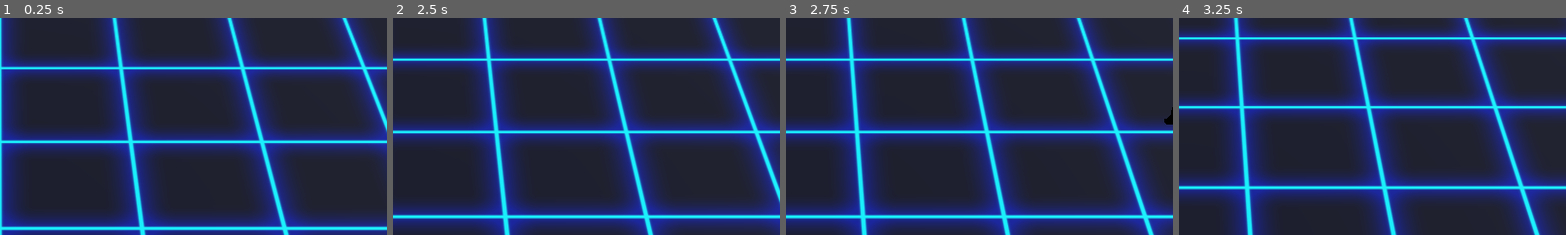
Above: before the commit, frames 1-4 (left to right).
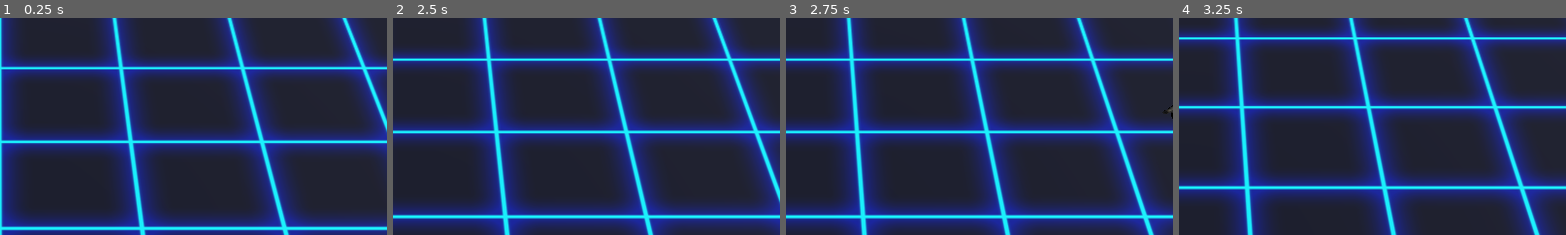
Above: after the commit, the same moments.

Repository: DarkAngelZT/Shooter-DPPO
Game: Godot game, scene res://scene/main_scene.tscn
The game is run twice, just before and just after one commit, with the same random seed, the same clock (stepped at 60 frames per second) and the same inputs.
Inputs (mouse positions are % of the whole screen's width and height, from its top left):
- Up to frame 1 (0.25 s): no input
- Up to frame 2 (2.5 s): move the mouse to (72, 45) at 0.52 s; press the mouse at (72, 45) at 0.53 s; hold D (move_right) 0.53-1.28 s; move the mouse to (30, 55) at 1.27 s; release the mouse at (30, 55) at 1.28 s; hold S (move_back) 1.28-2.03 s; tap Mouse wheel down (zoom_in) at 1.35 s; move the mouse to (60, 28) at 2.02 s; hold D (move_right) from 2.03 s (still down); tap Mouse wheel up (zoom_out) at 2.1 s
- Up to frame 3 (2.75 s): keep holding D (move_right)
- Up to frame 4 (3.25 s): move the mouse to (45, 70) at 2.77 s; release D (move_right) at 2.78 s; hold W (move_forward) from 2.78 s (still down); tap Z at 2.85 s
The pictures show only the part of the screen within x 50-100%, y 8-58%; the shares and areas given below are measured in that part.

Frames 1-2 are identical in both runs. In frame 3, 0.1% of the frame differs, in the area x 97-100%, y 40-50%; in frame 4, nothing differs.
Error before the commit: Invalid access to property or key 'blackboard' on a base object of type 'null instance'. (res://scripts/Mob.gd:77)

Commit message:
一部分行为树，bug修复

Diff:
--- /dev/null
+++ b/assets/behaviour_trees/bt_minon.tscn
@@ -0,0 +1,37 @@
+[gd_scene load_steps=7 format=3 uid="uid://dv4xjk6onv2vv"]
+
+[ext_resource type="Script" path="res://addons/beehave/nodes/beehave_tree.gd" id="1_wvu5y"]
+[ext_resource type="Script" path="res://addons/beehave/nodes/composites/sequence.gd" id="2_al4mq"]
+[ext_resource type="Script" path="res://scripts/behaviour_tree/condition/BTC_HasTarget.gd" id="3_wbjm0"]
+[ext_resource type="Script" path="res://addons/beehave/nodes/composites/selector.gd" id="4_xftur"]
+[ext_resource type="Script" path="res://scripts/behaviour_tree/condition/BTC_IsInRange.gd" id="5_rycv8"]
+[ext_resource type="Script" path="res://scripts/behaviour_tree/task/BTA_FaceToTarget.gd" id="6_1atev"]
+
+[node name="Minon" type="Node" node_paths=PackedStringArray("blackboard", "actor")]
+script = ExtResource("1_wvu5y")
+tick_rate = 3
+blackboard = NodePath("@Node@35685")
+actor = NodePath("")
+
+[node name="SequenceComposite" type="Node" parent="."]
+script = ExtResource("2_al4mq")
+
+[node name="BTC_HasTarget" type="Node" parent="SequenceComposite"]
+script = ExtResource("3_wbjm0")
+
+[node name="SelectorComposite" type="Node" parent="SequenceComposite"]
+script = ExtResource("4_xftur")
+
+[node name="SequenceComposite" type="Node" parent="SequenceComposite/SelectorComposite"]
+script = ExtResource("2_al4mq")
+
+[node name="BTC_IsInRange" type="Node" parent="SequenceComposite/SelectorComposite/SequenceComposite"]
+script = ExtResource("5_rycv8")
+range = 5.0
+
+[node name="BTA_FaceToTarget" type="Node" parent="SequenceComposite/SelectorComposite/SequenceComposite"]
+script = ExtResource("6_1atev")
+
+[node name="BTA_FaceToTarget" type="Node" parent="SequenceComposite/SelectorComposite"]
+script = ExtResource("6_1atev")
+enable = false
--- a/assets/nodes/minion_01.tscn
+++ b/assets/nodes/minion_01.tscn
@@ -1,9 +1,11 @@
-[gd_scene load_steps=7 format=3 uid="uid://bk8qmcyoll7su"]
+[gd_scene load_steps=9 format=3 uid="uid://bk8qmcyoll7su"]
 
 [ext_resource type="Script" path="res://scripts/Mob.gd" id="1_6pc4g"]
 [ext_resource type="Texture2D" uid="uid://ryq3wpd24ber" path="res://assets/models/minion.png" id="1_d4mxj"]
 [ext_resource type="ArrayMesh" uid="uid://bvgb0tarixb3r" path="res://assets/models/minion_01.obj" id="2_krlop"]
 [ext_resource type="PackedScene" uid="uid://c0cxbuuij7fv6" path="res://assets/nodes/bullet_mob.tscn" id="2_kx61h"]
+[ext_resource type="PackedScene" uid="uid://dv4xjk6onv2vv" path="res://assets/behaviour_trees/bt_minon.tscn" id="5_bh4oe"]
+[ext_resource type="Script" path="res://addons/beehave/blackboard.gd" id="5_jgn37"]
 
 [sub_resource type="StandardMaterial3D" id="StandardMaterial3D_3getq"]
 albedo_texture = ExtResource("1_d4mxj")
@@ -38,3 +40,13 @@
 navigation_layers = 2
 avoidance_enabled = true
 neighbor_distance = 20.0
+
+[node name="BehaviourTree" parent="." node_paths=PackedStringArray("blackboard", "actor") instance=ExtResource("5_bh4oe")]
+blackboard = NodePath("../Blackboard")
+actor = NodePath("..")
+
+[node name="Blackboard" type="Node" parent="."]
+script = ExtResource("5_jgn37")
+blackboard = {
+"attack_position": Vector3(0, 0, 0)
+}
--- a/assets/nodes/player.tscn
+++ b/assets/nodes/player.tscn
@@ -22,17 +22,17 @@
 transform = Transform3D(-1, 0, -8.74228e-08, 0, 1, 0, 8.74228e-08, 0, -1, 0, 0, 0)
 
 [node name="Skeleton3D" parent="GDbotSkin/gdbot/Armature" index="0"]
-bones/2/position = Vector3(-0.0178862, 1.56365e-09, 0.524172)
-bones/2/rotation = Quaternion(-0.0660435, 0.705128, 0.704016, -0.052862)
-bones/3/rotation = Quaternion(1, -4.55707e-10, -8.29488e-08, -5.56307e-13)
-bones/4/rotation = Quaternion(-0.23926, -0.0661322, -0.0518764, 0.967311)
-bones/5/rotation = Quaternion(0.309535, 5.84406e-08, -7.5373e-08, 0.950888)
-bones/7/rotation = Quaternion(-0.00315851, 0.285198, 0.107435, 0.952423)
-bones/8/rotation = Quaternion(0.149266, -5.48823e-08, 4.91317e-08, 0.988797)
-bones/10/rotation = Quaternion(-0.500285, -0.524838, -0.474459, 0.499148)
-bones/11/rotation = Quaternion(-6.97288e-09, 1.94528e-08, -0.338032, 0.941135)
+bones/2/position = Vector3(0.0160031, -1.39904e-09, 0.517266)
+bones/2/rotation = Quaternion(0.0379431, 0.706455, 0.706088, 0.0303595)
+bones/3/rotation = Quaternion(1, -1.14236e-10, -7.64165e-08, 2.65024e-11)
+bones/4/rotation = Quaternion(-0.190076, -0.213661, -0.120744, 0.9506)
+bones/5/rotation = Quaternion(0.313207, 4.72642e-08, -9.76357e-08, 0.949685)
+bones/7/rotation = Quaternion(-0.178111, 0.117744, 0.0794327, 0.973706)
+bones/8/rotation = Quaternion(0.352426, -8.06286e-08, 1.12433e-07, 0.93584)
+bones/10/rotation = Quaternion(-0.53682, -0.480607, -0.443281, 0.533239)
+bones/11/rotation = Quaternion(2.26381e-10, 2.19241e-08, -0.00176061, 0.999998)
 bones/13/rotation = Quaternion(0.0819346, 1.62373e-07, 6.18589e-09, 0.996638)
-bones/14/rotation = Quaternion(-0.081916, -0.00174542, -0.021231, 0.996412)
+bones/14/rotation = Quaternion(-0.0819282, 0.00102037, 0.0124115, 0.996561)
 bones/16/rotation = Quaternion(-0.362118, -0.311101, -0.735239, -0.481156)
 bones/17/rotation = Quaternion(-0.0469922, -0.00499917, -0.077987, 0.995834)
 bones/19/rotation = Quaternion(-0.391114, -0.0079801, -0.00129221, 0.920307)
@@ -45,11 +45,11 @@
 bones/26/rotation = Quaternion(-0.277506, -2.58292e-09, -9.82245e-08, 0.960724)
 bones/27/rotation = Quaternion(-0.293954, 0.794438, -0.105766, 0.520838)
 bones/28/rotation = Quaternion(-0.277506, -3.63708e-07, -5.31396e-07, 0.960724)
-bones/29/rotation = Quaternion(-0.718597, -0.20842, -0.617544, 0.242525)
-bones/30/rotation = Quaternion(-4.55759e-08, 2.29593e-08, -0.371938, 0.928258)
-bones/32/rotation = Quaternion(-0.0334739, 0.0675789, -0.442598, 0.893543)
-bones/33/rotation = Quaternion(-0.559147, 0.432882, 0.43282, 0.559138)
-bones/34/rotation = Quaternion(5.9505e-12, 5.27672e-09, 0.00175537, 0.999999)
+bones/29/rotation = Quaternion(-0.651367, -0.234561, -0.68641, 0.222585)
+bones/30/rotation = Quaternion(-1.26796e-08, 8.35974e-09, -0.438234, 0.898861)
+bones/32/rotation = Quaternion(0.0115341, -0.0235094, -0.440315, 0.897461)
+bones/33/rotation = Quaternion(-0.525863, 0.504909, 0.443451, 0.521428)
+bones/34/rotation = Quaternion(2.15995e-09, 4.07419e-09, 0.321475, 0.946918)
 bones/37/rotation = Quaternion(-0.646856, -0.0339925, 0.761831, 0.00599861)
 bones/38/rotation = Quaternion(0.126977, -0.010998, 0.77186, 0.622887)
 bones/40/rotation = Quaternion(-0.391114, 0.00798011, 0.00129221, 0.920307)
@@ -62,15 +62,15 @@
 bones/47/rotation = Quaternion(-0.277506, -2.36655e-08, 1.00422e-07, 0.960724)
 bones/48/rotation = Quaternion(-0.293954, -0.794438, 0.105766, 0.520838)
 bones/49/rotation = Quaternion(-0.277506, 3.69605e-07, 5.06519e-07, 0.960724)
-bones/50/rotation = Quaternion(-0.633044, 0.23793, 0.704981, 0.213651)
-bones/51/rotation = Quaternion(3.63151e-09, 4.44074e-09, 0.455797, 0.890084)
-bones/53/rotation = Quaternion(0.0238291, 0.0481075, 0.443222, 0.894803)
+bones/50/rotation = Quaternion(-0.70043, 0.217426, 0.636267, 0.239351)
+bones/51/rotation = Quaternion(2.98578e-09, -1.24735e-09, 0.390091, 0.920776)
+bones/53/rotation = Quaternion(-0.0211186, -0.0430445, 0.439959, 0.896737)
 bones/54/rotation = Quaternion(0, 0, 0.147009, 0.989135)
 bones/58/rotation = Quaternion(0, 0, -0.15168, 0.98843)
-bones/59/position = Vector3(-8.58241e-08, 3.97744e-08, 3.41051e-07)
+bones/59/position = Vector3(-2.6194e-08, 3.82496e-09, 1.02008e-07)
 
 [node name="BoneAttachment3D" parent="GDbotSkin/gdbot/Armature/Skeleton3D" index="1"]
-transform = Transform3D(-0.130588, 0.178412, -0.975252, -0.973634, 0.162499, 0.160099, 0.187041, 0.970445, 0.152487, -0.16089, 0.607305, 0.0216001)
+transform = Transform3D(-0.146929, -0.0867213, -0.985338, -0.97754, 0.164886, 0.131255, 0.151086, 0.982493, -0.109, -0.196513, 0.595106, -0.0263756)
 
 [node name="gun" parent="GDbotSkin/gdbot/Armature/Skeleton3D/BoneAttachment3D" index="0"]
 transform = Transform3D(-0.000458419, -0.00193781, 0.000186421, 0.000108882, 0.000165699, 0.00199015, -0.00194371, 0.00046631, 6.7516e-05, -0.00420558, 0.51087, -0.0439621)
--- a/scripts/Mob.gd
+++ b/scripts/Mob.gd
@@ -54,7 +54,8 @@
 
 func on_move_velocity(v:Vector3):
 	velocity = v
-	GameData.actor_info[field_id][id].move_dir = v.normalized()
+	var dir = v.normalized()
+	GameData.actor_info[field_id][id].move_dir = Vector2(dir.x,dir.z)
 	move_and_slide()
 	adjust_rotation(v)
 
@@ -63,9 +64,9 @@
 		var target_player = get_target()
 		if target_player:
 			var dir = target_player.global_position - global_position
-			basis.looking_at(dir)
+			basis = Basis.looking_at(Vector3(dir.x,0,dir.z))
 	else:
-		basis.looking_at(move_dir)
+		basis = Basis.looking_at(Vector3(move_dir.x,0,move_dir.z))
 
 func get_attack_position() -> Vector3:
 	return spawner.owner_field.get_attack_position()
--- /dev/null
+++ b/scripts/behaviour_tree/condition/BTC_HasTarget.gd
@@ -0,0 +1,9 @@
+class_name BTC_HasTarget extends ConditionLeaf
+
+
+func tick(actor, blackboard: Blackboard):
+	var target = blackboard.get_value("target")
+	if target:
+		return SUCCESS
+	else:
+		return FAILURE
--- a/scripts/behaviour_tree/condition/BTC_IsInRange.gd
+++ b/scripts/behaviour_tree/condition/BTC_IsInRange.gd
@@ -1,4 +1,4 @@
-extends ConditionLeaf
+class_name BTC_IsInRange extends ConditionLeaf
 
 @export
 var range:float = 4
